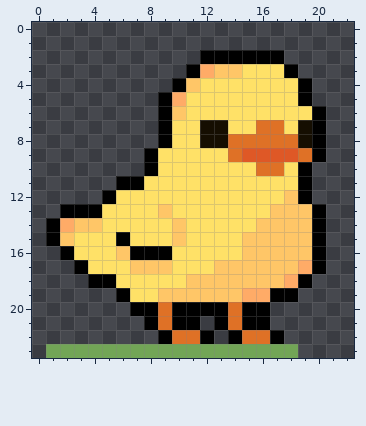
Edited in one commit: pixel-art sprite (data/gfx/waddle_idle_1.png). Above: the version before the commit.
The file is 23x24 pixels.
And afterwards:
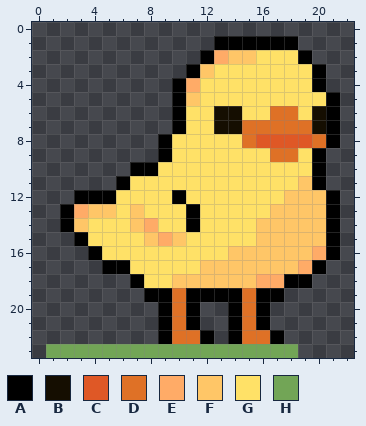
Palette (. is transparent): A #000000  B #150e01  C #df5826  D #df7126  E #ffab67  F #ffc667  G #ffe167  H #72a556
Diff:
The edit adds colour A in row 1 at x 13 to 18; in row 2 at x 19; in rows 3 to 4 at x 20; in rows 5 to 8 at x 21; in row 10 at x 7 and 20; in row 11 at x 20.
The edit adds colour A in row 12 at x 3 to 4 and 21; in rows 13 to 16 at x 21.
Colour D gives way to colour A in rows 20 to 21 at x 9 and 14.
Colour E gives way to colour A in row 5 at x 10; in row 14 at x 2; in row 18 at x 18; in row 19 at x 16.
Colour F gives way to colour A in row 6 at x 10; in row 19 at x 9 and 11 to 14.
Colour G gives way to colour A in row 7 at x 10; in row 9 at x 9; in row 12 at x 10; in rows 13 to 14 at x 11; in row 15 at x 3; in row 16 at x 4.
Colour G gives way to colour A in row 17 at x 5 to 6; in row 18 at x 7; in row 19 at x 8.
Colour A gives way to colour B in rows 6 to 7 at x 20.
Colour G gives way to colour B in row 6 at x 13 to 14; in row 7 at x 14.
Colour B gives way to colour C in row 8 at x 19.
Colour D gives way to colour C in row 8 at x 16 to 18.
Colour A gives way to colour D in row 8 at x 20; in rows 20 to 21 at x 10 and 15.
Colour B gives way to colour D in row 7 at x 19.
Colour C gives way to colour D in row 9 at x 17 to 18.
Colour E gives way to colour D in row 19 at x 15.
Colour F gives way to colour D in row 19 at x 10.
Colour G gives way to colour D in row 6 at x 17 to 18; in row 7 at x 15 and 18.
Colour A gives way to colour E in row 2 at x 13; in row 13 at x 3; in row 16 at x 20.
Colour F gives way to colour E in row 4 at x 11; in row 18 at x 16 to 17.
Colour G gives way to colour E in row 14 at x 8; in row 15 at x 9.
The edit adds colour F in row 12 at x 20.
Colour A gives way to colour F in row 2 at x 14 to 15; in rows 11 to 12 at x 19; in row 13 at x 4 and 20; in rows 14 to 15 at x 20.
Colour E gives way to colour F in row 3 at x 12.
Colour G gives way to colour F in row 5 at x 11; in row 13 at x 5 and 7; in row 14 at x 7; in row 15 at x 8; in row 16 at x 14; in row 17 at x 12.
Colour G gives way to colour F in row 18 at x 10.
The edit adds colour G in row 2 at x 18; in row 3 at x 19; in row 5 at x 20.
Colour A gives way to colour G in row 2 at x 16 to 17; in row 3 at x 18; in rows 4 to 5 at x 19; in row 10 at x 19; in row 11 at x 7; in row 15 at x 6.
Colour A gives way to colour G in row 16 at x 7 to 9.
Colour B gives way to colour G in row 7 at x 12; in row 8 at x 12 to 13.
Colour C gives way to colour G in row 9 at x 15 to 16.
Colour D gives way to colour G in row 8 at x 14; in row 9 at x 14 and 19; in row 10 at x 16 to 17.
Colour F gives way to colour G in row 3 at x 13 to 14; in row 13 at x 9; in row 14 at x 4 and 10; in row 15 at x 15; in row 16 at x 6; in row 17 at x 7 to 9.
Colour A is removed in rows 5 to 7 at x 9; in row 9 at x 8; in rows 14 to 15 at x 1; in row 16 at x 2; in row 17 at x 3; in row 18 at x 4 to 5.
Colour A is removed in row 19 at x 6 and 18; in row 20 at x 7 to 8 and 12 to 13; in row 21 at x 8 and 13.
Colour F is removed in row 15 at x 2.
Colour G is removed in row 16 at x 3; in row 17 at x 4; in row 18 at x 6; in row 19 at x 7.
